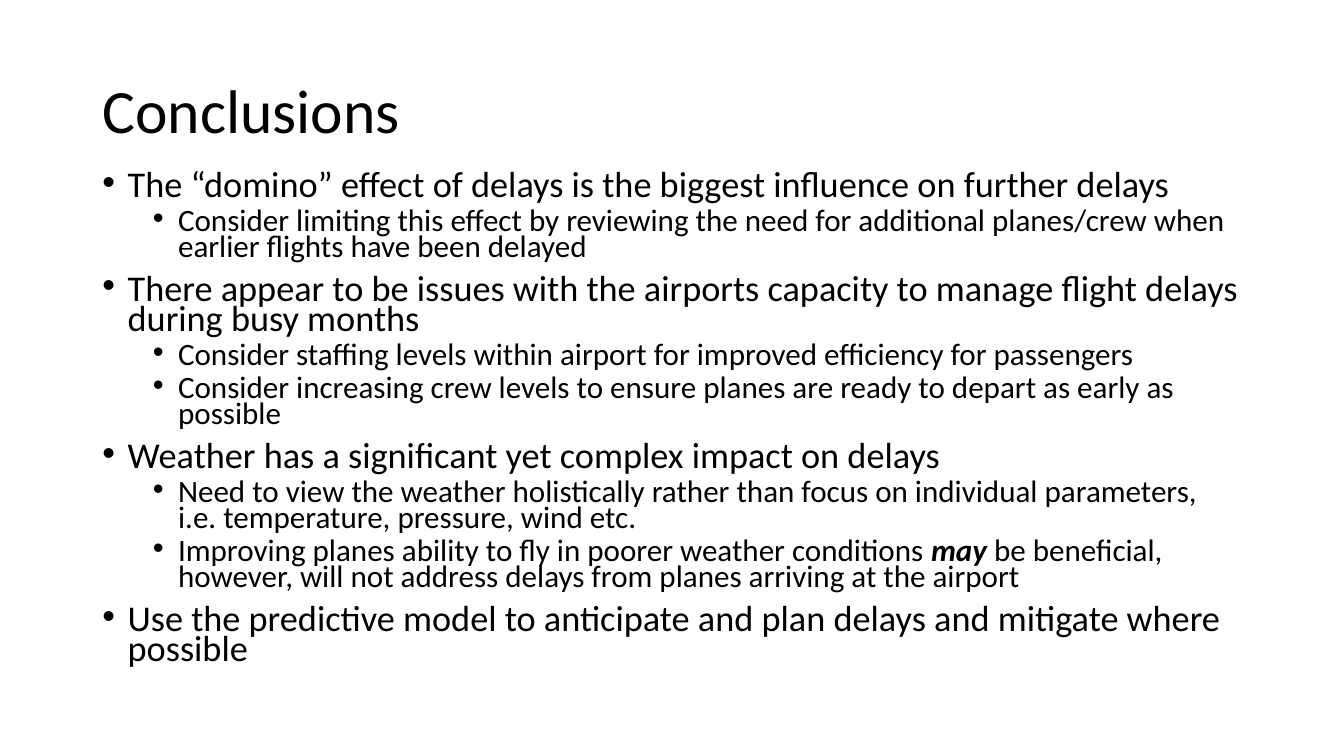
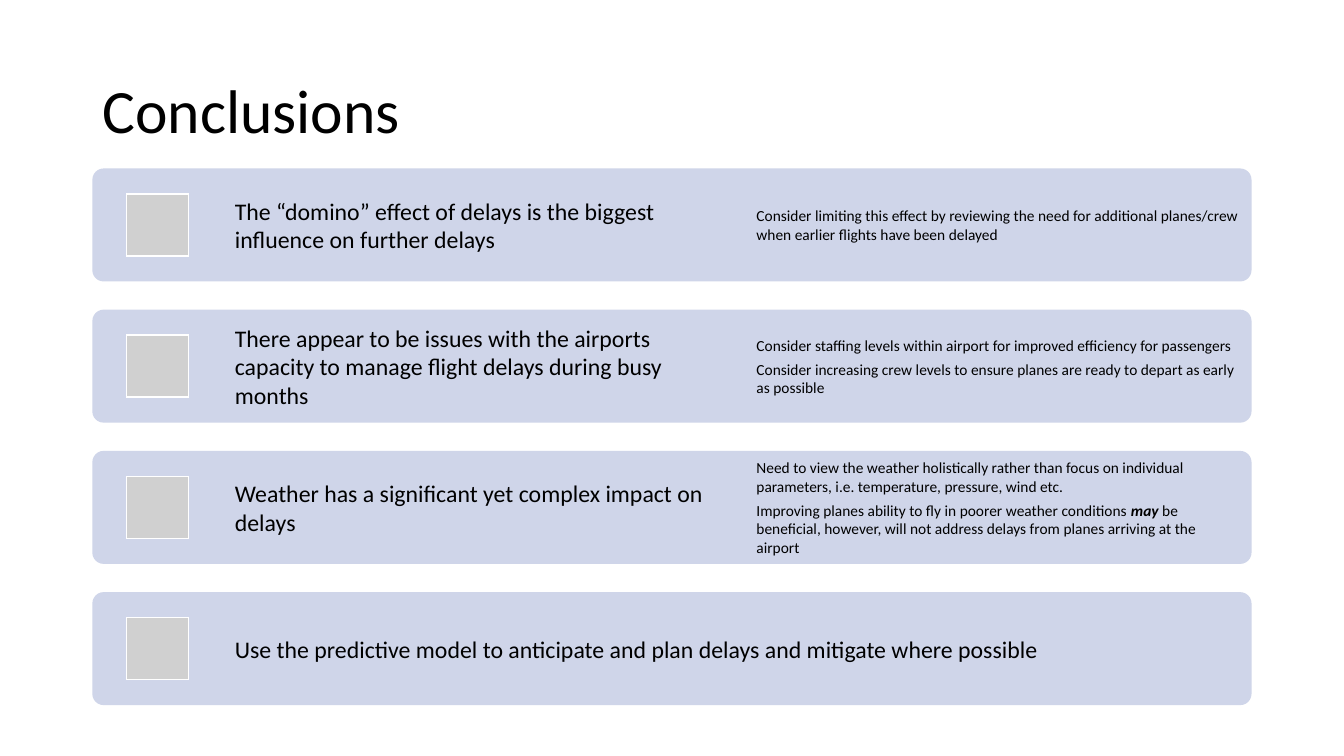
Before and after one commit to c-a11en/codeclan_final_project, a slide deck: slide 11 of Flight Delays Presentation.pptx. Drawn at 1344x756 pixels with LibreOffice and Linux fonts; fonts in the diff are those of the drawing; grey boxes stand for pictures. Boxes give left, top, right and bottom in pixels: in the first picture for what was removed or moved away, otherwise in the second. Text is boxed around its words. In the diff, an @@ line names an element or a change of style, - is before the commit and + after.

Commit message:
Presentation commit

```diff
--- a/Flight Delays Presentation.pptx
+++ b/Flight Delays Presentation.pptx
@@ text removed at bbox=[128, 171, 1237, 667] @@
-• The “domino” effect of delays is the biggest influence on further delays
-  • Consider limiting this effect by reviewing the need for additional planes/crew when earlier flights have been delayed
-• There appear to be issues with the airports capacity to manage flight delays during busy months
-  • Consider staffing levels within airport for improved efficiency for passengers
-  • Consider increasing crew levels to ensure planes are ready to depart as early as possible
-• Weather has a significant yet complex impact on delays
-  • Need to view the weather holistically rather than focus on individual parameters, i.e. temperature, pressure, wind etc.
-  • Improving planes ability to fly in poorer weather conditions may be beneficial, however, will not address delays from planes arriving at the airport
-• Use the predictive model to anticipate and plan delays and mitigate where possible
@@ group added at bbox=[93, 168, 1252, 705]: 7 texts, 4 rounded rectangles, 4 pictures @@
+The “domino” effect of delays is the biggest influence on further delays
+Consider limiting this effect by reviewing the need for additional planes/crew when earlier flights have been delayed
+There appear to be issues with the airports capacity to manage flight delays during busy months
+Consider staffing levels within airport for improved efficiency for passengers
+Consider increasing crew levels to ensure planes are ready to depart as early as possible
+Weather has a significant yet complex impact on delays
+Need to view the weather holistically rather than focus on individual parameters, i.e. temperature, pressure, wind etc.
+Improving planes ability to fly in poorer weather conditions may be beneficial, however, will not address delays from planes arriving at the airport
+Use the predictive model to anticipate and plan delays and mitigate where possible
```
Also in this commit, not shown: 9 other slides changed, 2 slides added, 1 slide removed.
